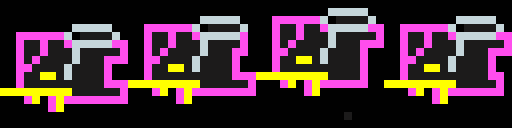
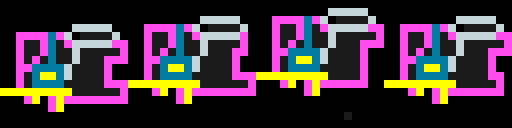
Two versions of the same layered image (w=512, h=128). Layer-by-layer changes:
painted on "Pasted Layer" over [32, 16, 448, 88]
